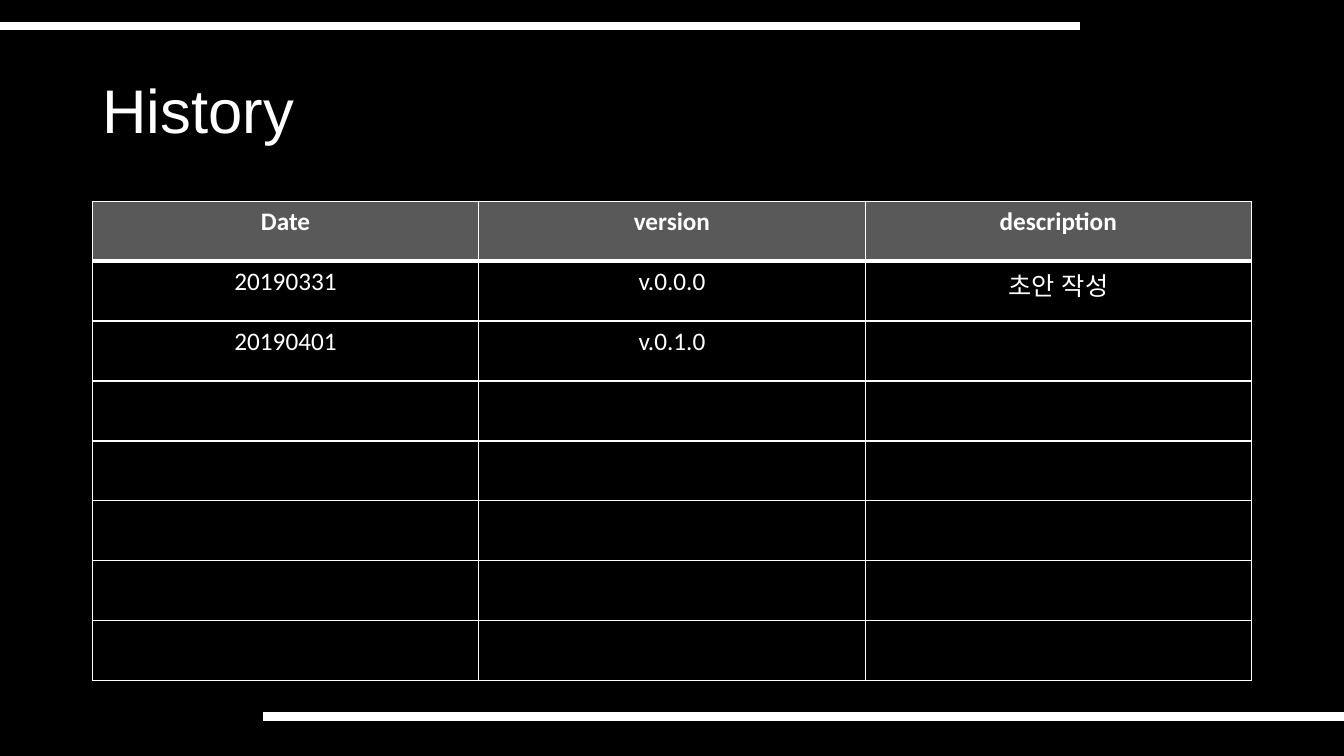
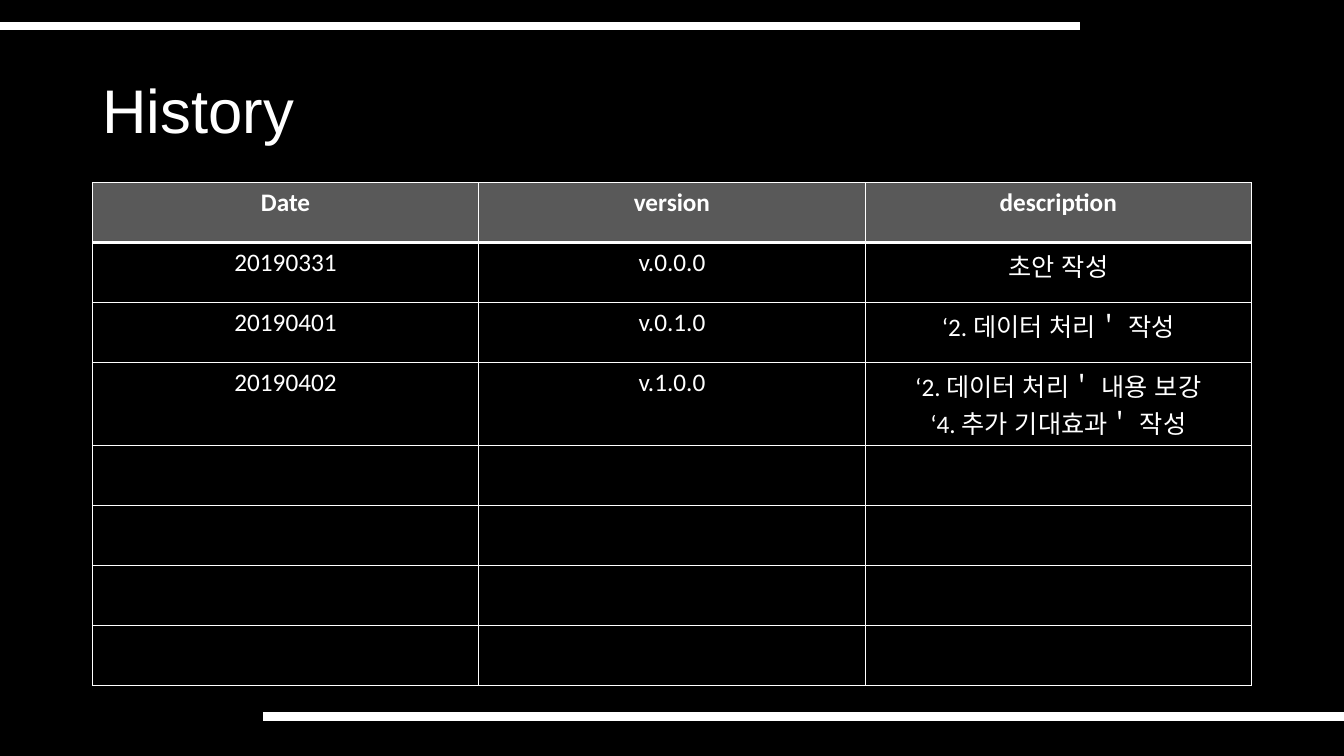
Before and after one commit to SeungHwanK/Team-K_5, a slide deck: slide 2 of 2. 김종욱 교수님 미팅 준비 자료/Subjects.pptx. Drawn at 1344x756 pixels with LibreOffice and Linux fonts; fonts in the diff are those of the drawing. Boxes give left, top, right and bottom in pixels: in the first picture for what was removed or moved away, otherwise in the second. Text is boxed around its words. In the diff, an @@ line names an element or a change of style, - is before the commit and + after.

Commit message:
[#0002-3] 김종욱 교수님 미팅 자료 작성
[2번 과제]
ppt v.1.0.0 업로드
변경사항
- 2번 항목 내용 보강
- 4번 항목 내용 추가

```diff
--- a/2. 김종욱 교수님 미팅 준비 자료/Subjects.pptx
+++ b/2. 김종욱 교수님 미팅 준비 자료/Subjects.pptx
@@ table at bbox=[93, 182, 1251, 673] @@
-row 3: 20190401 | v.0.1.0 | 
+row 3: 20190401 | v.0.1.0 | ‘2. 데이터 처리＇ 작성
+row 4: 20190402 | v.1.0.0 | ‘2. 데이터 처리＇ 내용 보강 / ‘4. 추가 기대효과＇ 작성
-row 8:  |  | 
@@ table: place and size @@
-table at bbox=[93, 202, 1251, 682]
+table at bbox=[93, 182, 1251, 673]
```
Also in this commit, not shown: 8 other slides changed, 3 slides added, 1 slide removed.
